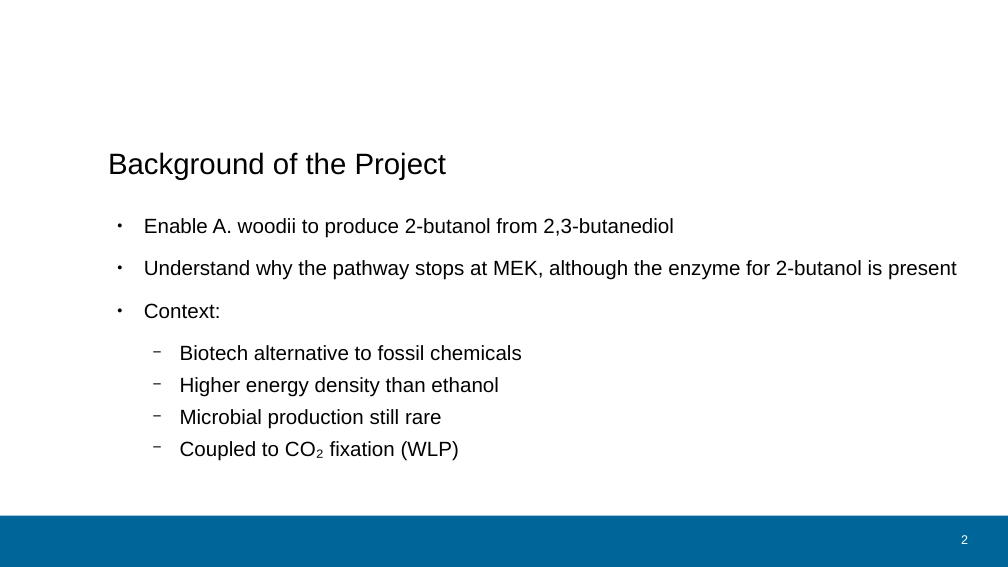
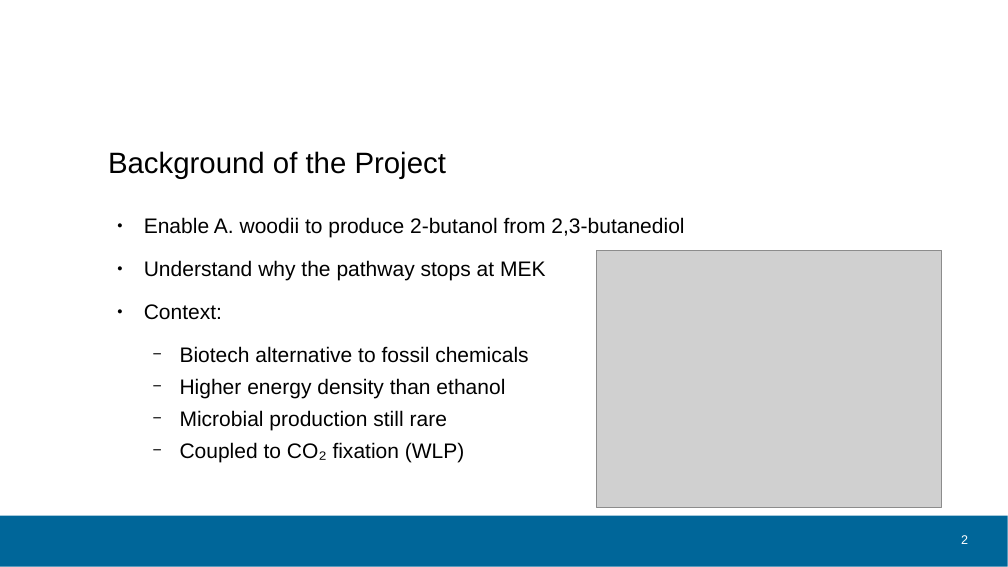
Before and after one commit to sheepfreak221/BSc-Arbeit, a slide deck: slide 2 of präsentation/bsc_version_07_06..pptx. Drawn at 1008x567 pixels with LibreOffice and Linux fonts; fonts in the diff are those of the drawing; grey boxes stand for pictures; background and template pictures are left out. Boxes give left, top, right and bottom in pixels: in the first picture for what was removed or moved away, otherwise in the second. Text is boxed around its words. In the diff, an @@ line names an element or a change of style, - is before the commit and + after.

```diff
--- a/präsentation/bsc_version_07_06..pptx
+++ b/präsentation/bsc_version_07_06..pptx
@@ text at (x1=144, y1=217, x2=684, y2=462): size 19.7 to 20 pt in "Enable A. woodii to produce 2-butanol from ...", "Context:", "Biotech alternative to fossil chemicals", "Higher energy density than ethanol" and 2 more places @@
@@ text at (x1=144, y1=260, x2=546, y2=281): text changed; size 19.7 to 20 pt @@
-● Understand why the pathway stops at MEK, although the enzyme for 2-butanol is present
+● Understand why the pathway stops at MEK
@@ picture added at (x1=597, y1=250, x2=942, y2=508) @@
```
Also in this commit, not shown: 3 other slides changed, 4 other files.
